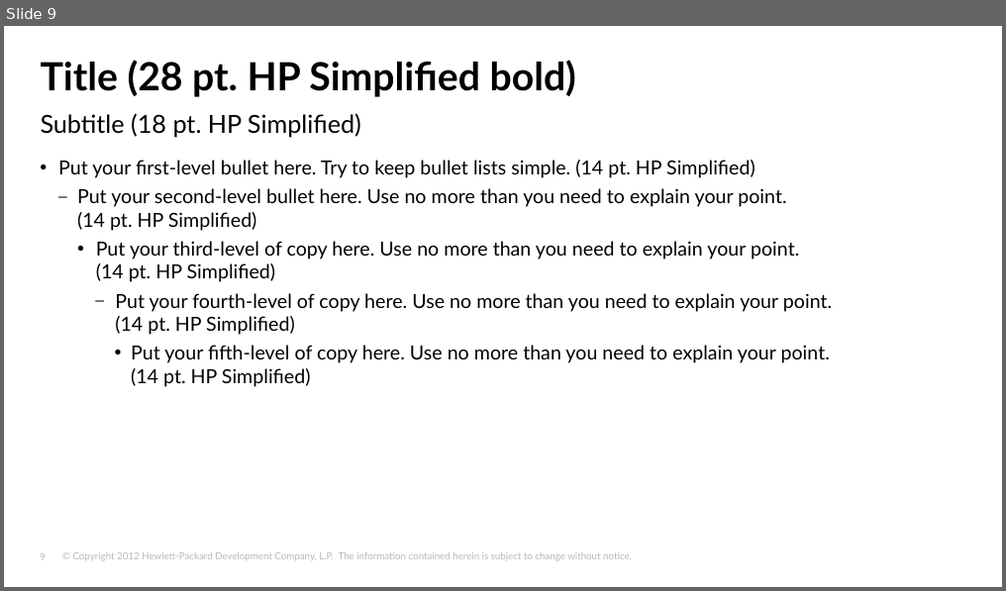
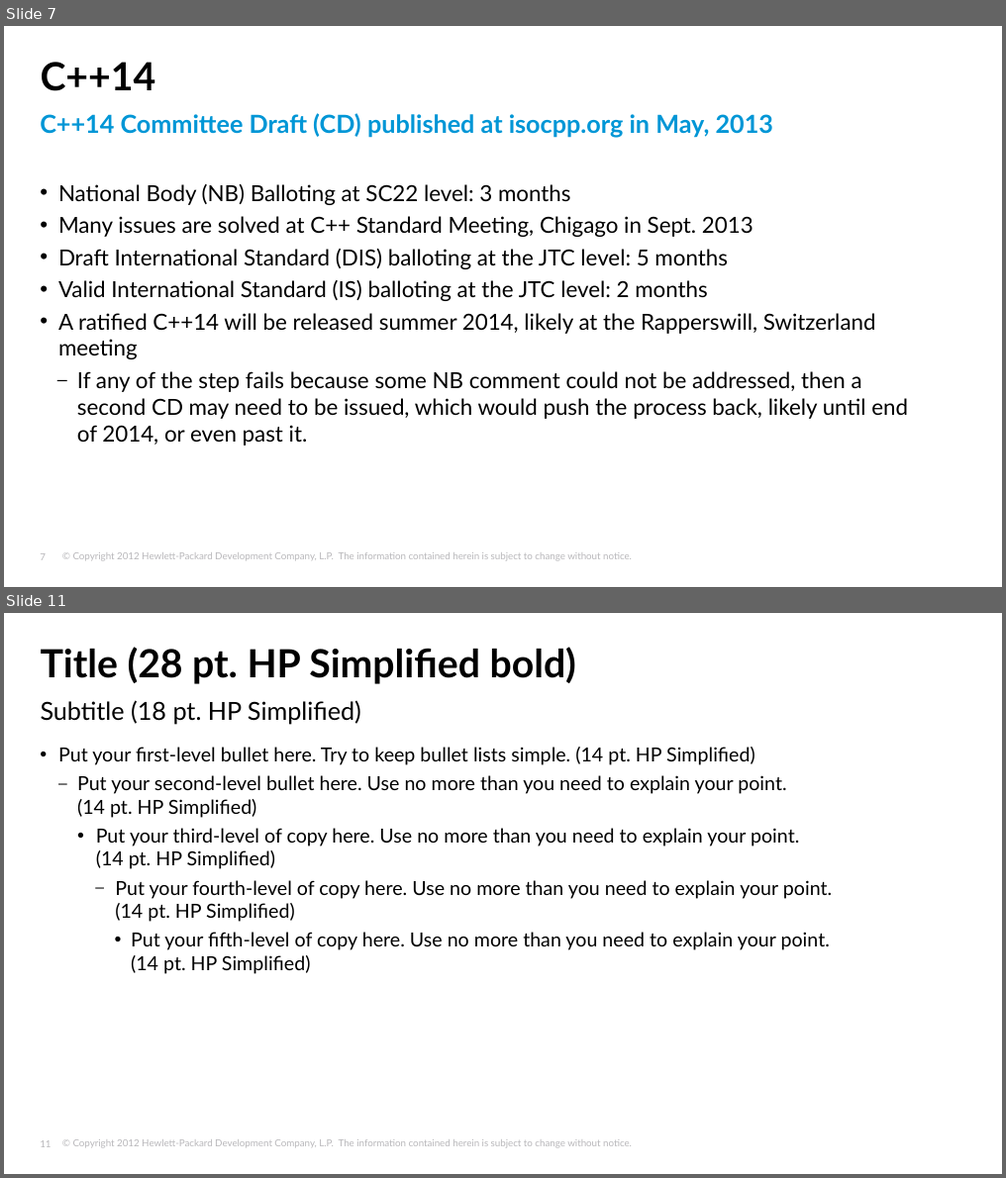
Before and after one commit to tjliupeng/CPP11, a slide deck: C++11.pptx. Shown one above the other, each under a label of ours: slide 9 before the commit, slides 7 and 11 after it; the slides between them are not shown. The pictures are 1006x591 and 1006x1178 pixels, drawn with LibreOffice and Linux fonts; fonts in the diff are those of the drawing; background and template pictures are left out. Boxes give left, top, right and bottom in pixels: in the first picture for what was removed or moved away, otherwise in the second. Text is boxed around its words. In the diff, an @@ line names an element or a change of style, - is before the commit and + after.

```diff
--- a/C++11.pptx
+++ b/C++11.pptx
@@ slide 7 added at (4, 26, 1002, 587), background #FFFFFF; not listed: 2 template elements that a slide beside it also shows @@
@@ title added at (41, 62, 156, 91), 28 pt, text #000000, bold @@
+C++14
@@ text added at (40, 113, 908, 446), 16 pt, text #000000 @@
+C++14 Committee Draft (CD) published at isocpp.org in May, 2013
+    • National Body (NB) Balloting at SC22 level: 3 months
+    • Many issues are solved at C++ Standard Meeting, Chigago in Sept. 2013
+    • Draft International Standard (DIS) balloting at the JTC level: 5 months
+    • Valid International Standard (IS) balloting at the JTC level: 2 months
+    • A ratified C++14 will be released summer 2014, likely at the Rapperswill, Switzerland meeting
+      – If any of the step fails because some NB comment could not be addressed, then a second CD may need to be issued, which would push the process back, likely until end of 2014, or even past it.
@@ what was slide 9 is now slide 11 @@
@@ page number at (40, 1141, 51, 1148): text changed @@
-9
+11
```
Also in this commit, not shown: 9 other slides added, 8 slides removed.
